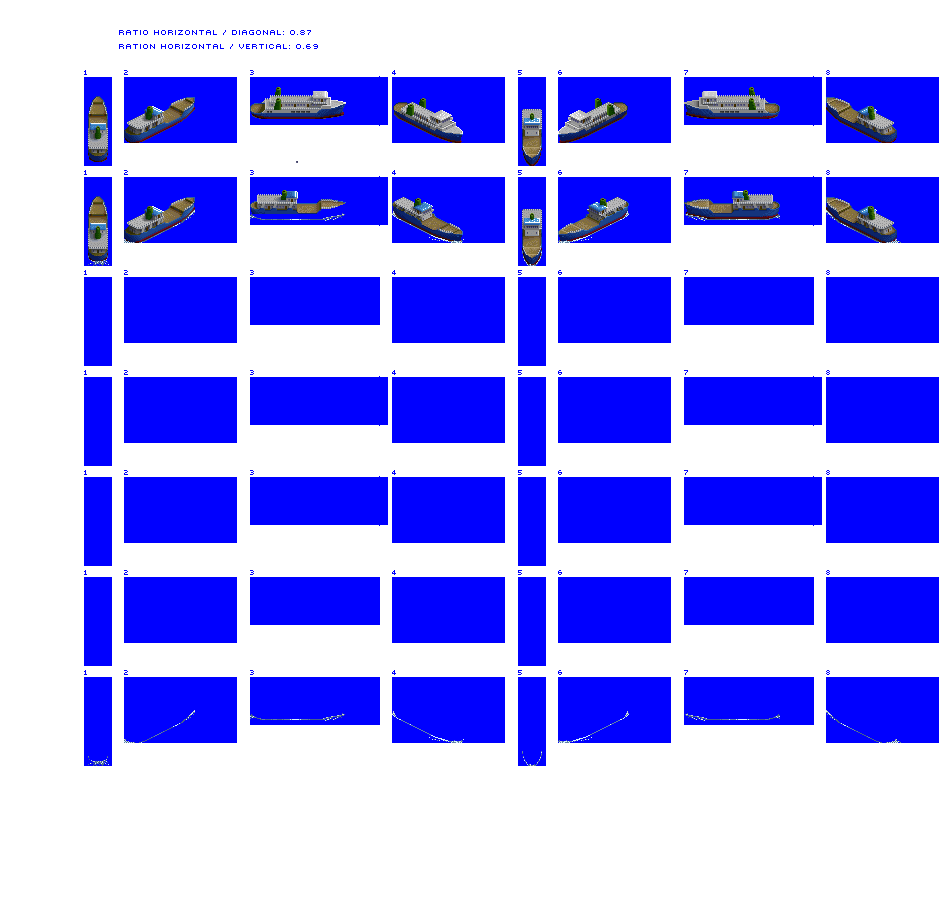
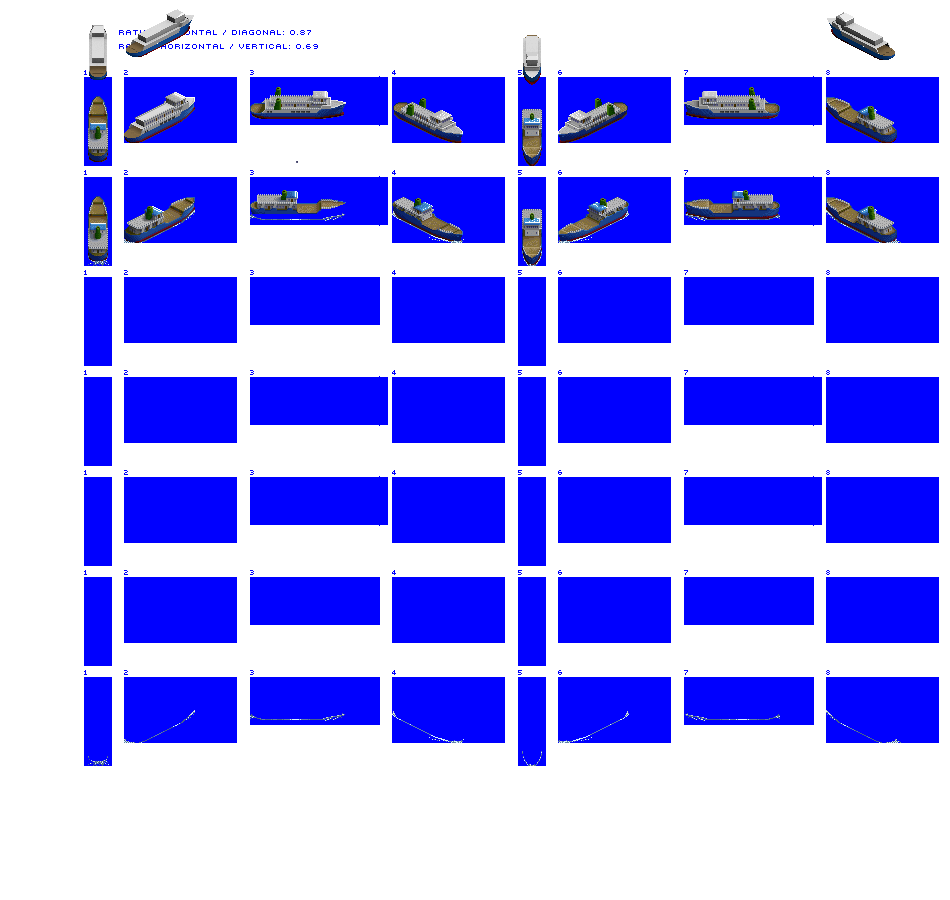
Revision of a layered 950×900 image; what changed, layer by layer:
painted on "Vehicle Ferry unloaded" over [89, 9, 895, 138]
moved "ratio horizontal / diagonal: 0" above "blue bg" over [126, 30, 189, 49]
